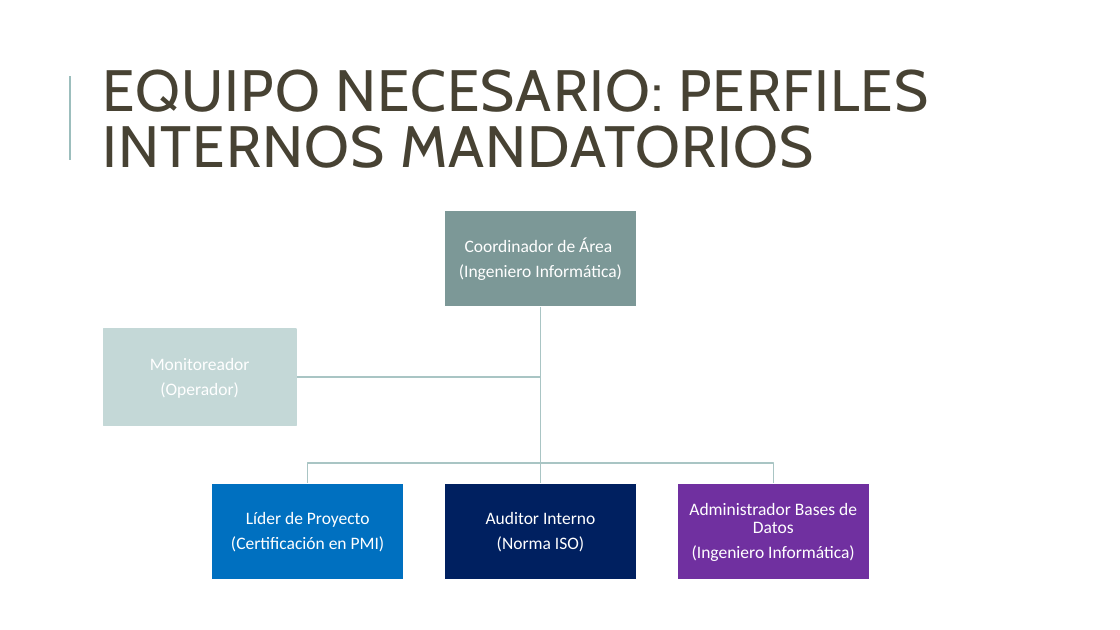
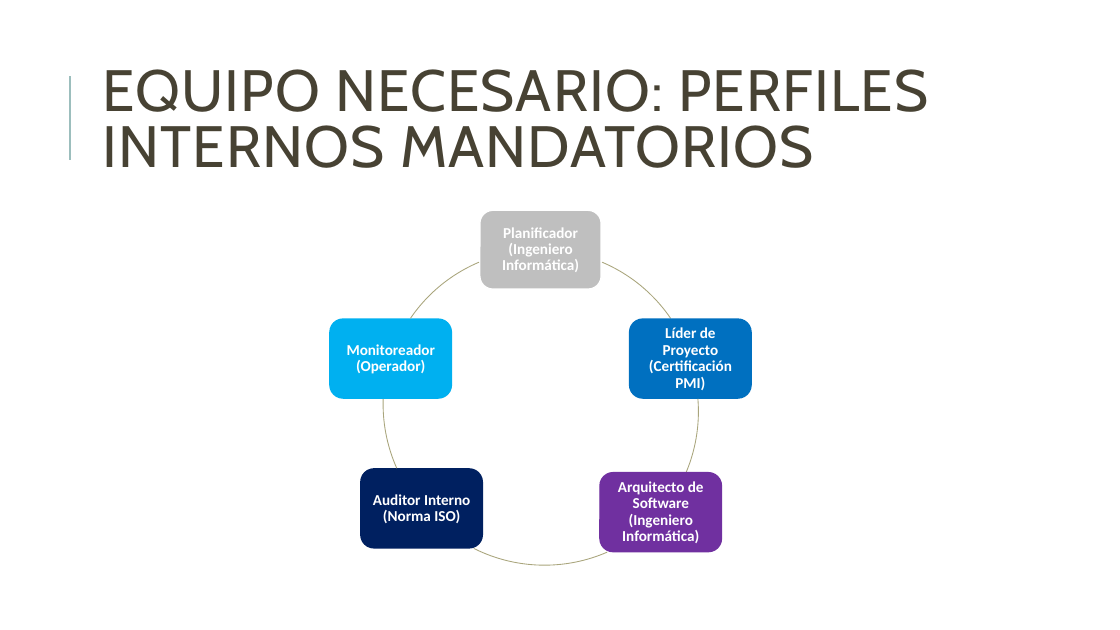
Before and after one commit to jsrxar/dge, a slide deck: slide 29 of 1-general/1-presentaciones/planificacion-control-presentacion-v2.pptx (slide 30 before the commit). Drawn at 1120x630 pixels with LibreOffice and Linux fonts; fonts in the diff are those of the drawing. Boxes give left, top, right and bottom in pixels: in the first picture for what was removed or moved away, otherwise in the second. Text is boxed around its words. In the diff, an @@ line names an element or a change of style, - is before the commit and + after.

Commit message:
Agregado de perfiles

```diff
--- a/1-general/1-presentaciones/planificacion-control-presentacion-v2.pptx
+++ b/1-general/1-presentaciones/planificacion-control-presentacion-v2.pptx
@@ text at [502, 227, 579, 272]: text changed; size 15 to 13 pt; bold on @@
-Coordinador de Área
-(Ingeniero Informática)
+Planificador (Ingeniero Informática)
@@ freeform shape: place and size @@
-freeform shape at [536, 307, 544, 484]
+freeform shape at [383, 246, 698, 561]
@@ freeform shape at [383, 246, 698, 561]: outline #A9C6C5 1.25 pt to #A9A57C 0.75 pt @@
@@ group added at [330, 210, 752, 569]: 5 rounded rectangles, 4 freeform shapes @@
@@ group removed at [103, 210, 870, 580]: 5 rectangles, 3 freeform shapes @@
@@ text at [649, 327, 732, 390]: text changed; size 15 to 13 pt; bold on @@
-Líder de Proyecto
-(Certificación en PMI)
+Líder de Proyecto (Certificación PMI)
@@ text at [347, 344, 435, 374]: text changed; size 15 to 13 pt; bold on @@
-Monitoreador
-(Operador)
+Monitoreador (Operador)
@@ text at [373, 494, 470, 523]: text changed; size 15 to 13 pt; bold on @@
-Auditor Interno
-(Norma ISO)
+Auditor Interno (Norma ISO)
@@ text at [618, 481, 704, 543]: text changed; size 15 to 13 pt; bold on @@
-Administrador Bases de Datos
-(Ingeniero Informática)
+Arquitecto de Software (Ingeniero Informática)
```
Also in this commit, not shown: 9 other slides changed.
